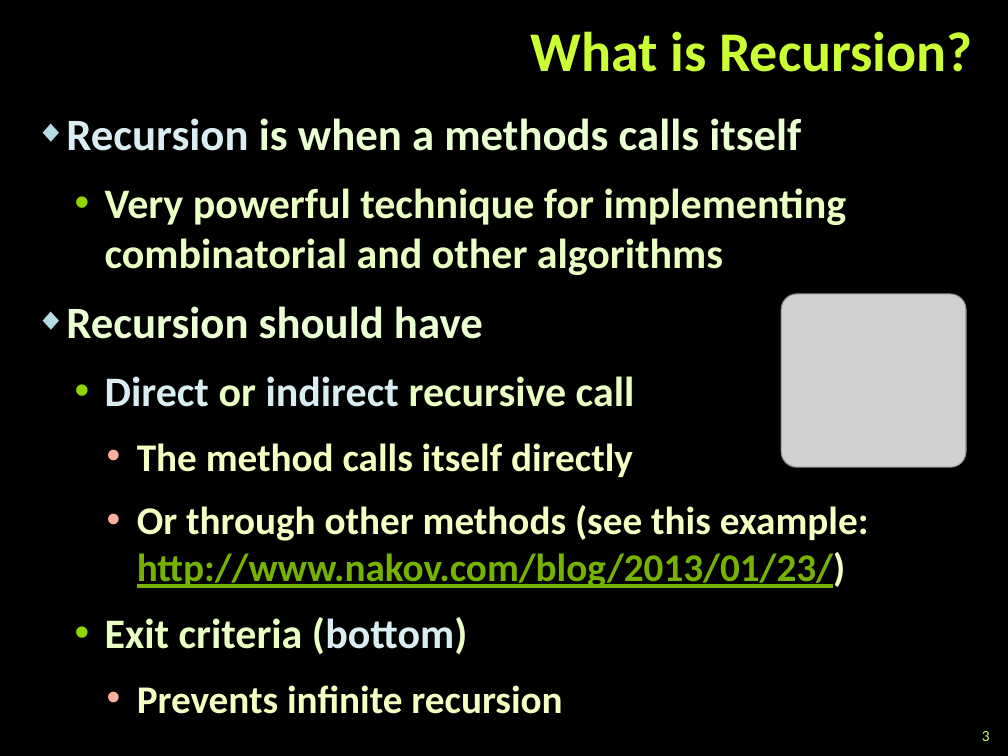
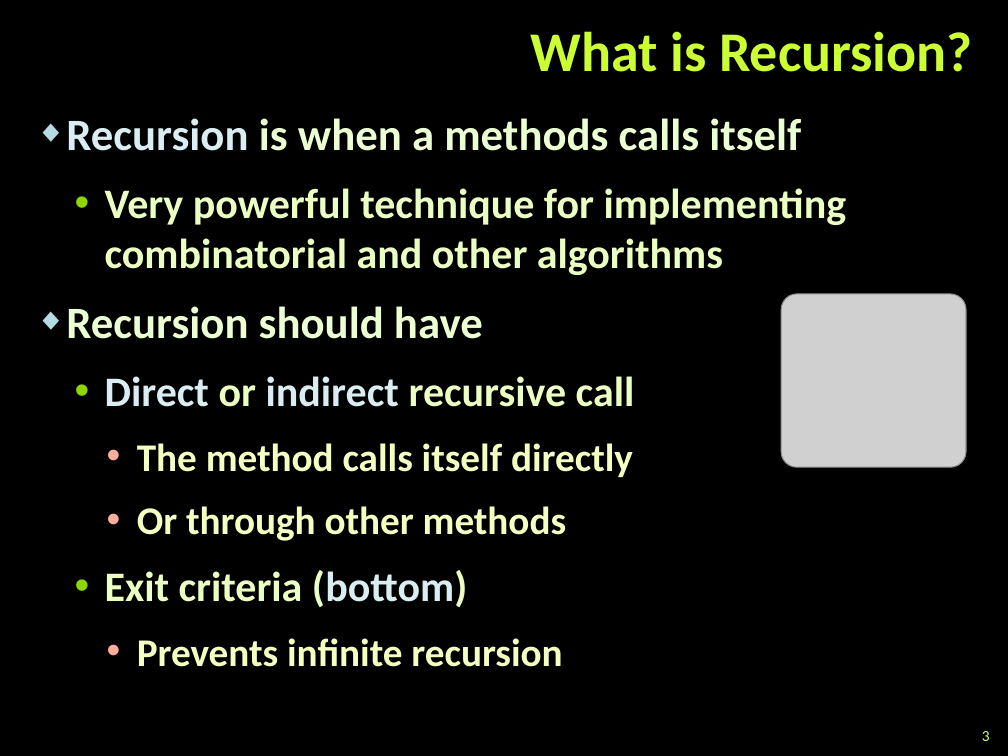
Before and after one commit to martin-nikolov/Telerik-Academy, a slide deck: slide 3 of Programming with C#/5. C# Data Structures and Algorithms/08. Recursion/Recursion.pptx. Drawn at 1008x756 pixels with LibreOffice and Linux fonts; fonts in the diff are those of the drawing; grey boxes stand for pictures; background and template pictures are left out. Boxes give left, top, right and bottom in pixels: in the first picture for what was removed or moved away, otherwise in the second. Text is boxed around its words. In the diff, an @@ line names an element or a change of style, - is before the commit and + after.

```diff
--- a/Programming with C#/5. C# Data Structures and Algorithms/08. Recursion/Recursion.pptx
+++ b/Programming with C#/5. C# Data Structures and Algorithms/08. Recursion/Recursion.pptx
@@ text at [137,506,567,541]: text changed @@
-    • Оr through other methods (see this example: http://www.nakov.com/blog/2013/01/23/)
+    • Оr through other methods
```
Also in this commit, not shown: 16 other files.
